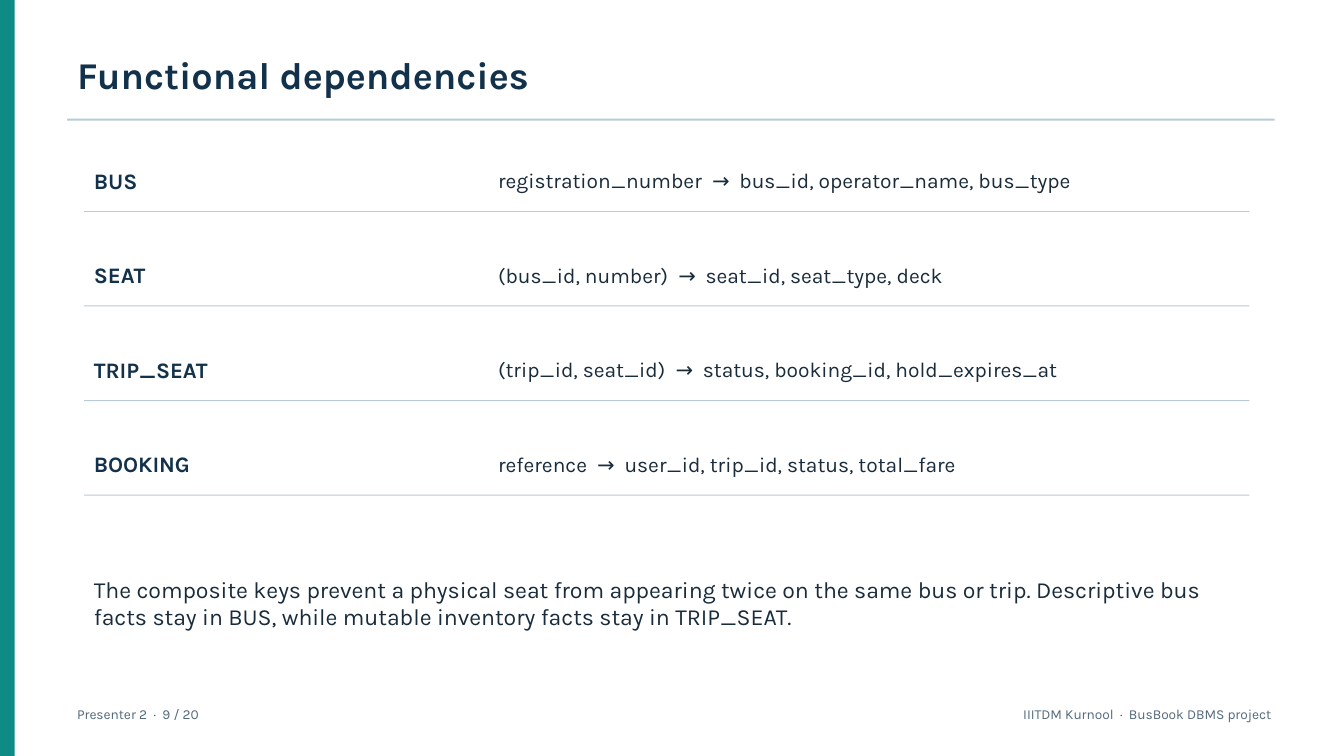
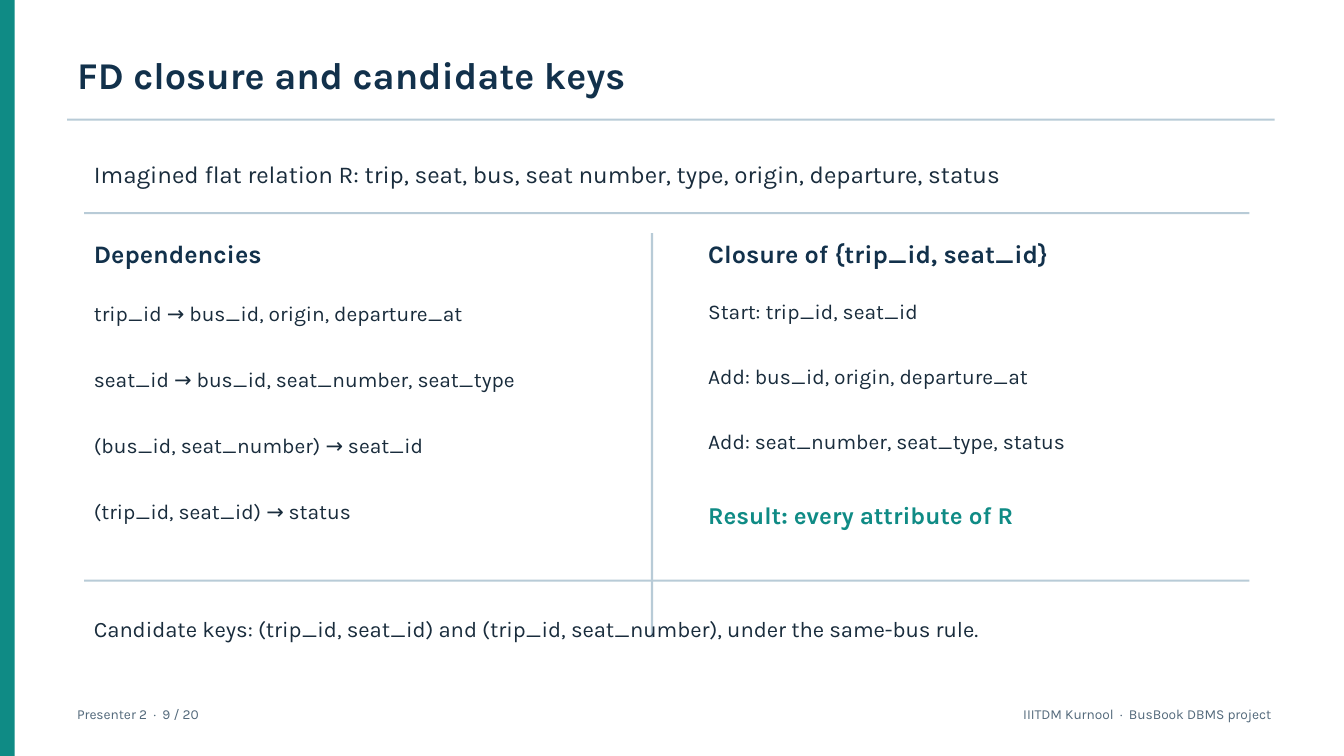
Before and after one commit to karthik-goud227/bus-ticket-booking-system, a slide deck: slide 9 of docs/BusBook_DBMS_Presentation_Updated.pptx. Drawn at 1344x756 pixels with LibreOffice and Linux fonts; fonts in the diff are those of the drawing. Boxes give left, top, right and bottom in pixels: in the first picture for what was removed or moved away, otherwise in the second. Text is boxed around its words. In the diff, an @@ line names an element or a change of style, - is before the commit and + after.

```diff
--- a/docs/BusBook_DBMS_Presentation_Updated.pptx
+++ b/docs/BusBook_DBMS_Presentation_Updated.pptx
@@ text at [77, 62, 625, 99]: text changed @@
-Functional dependencies
+FD closure and candidate keys
@@ text at [94, 166, 1000, 189]: text changed; size 15.8 to 17.2 pt; text colour #12314B to #192C3C; bold off @@
-BUS
+Imagined flat relation R: trip, seat, bus, seat number, type, origin, departure, status
@@ text removed at [498, 173, 1070, 193] @@
-registration_number → bus_id, operator_name, bus_type
@@ rectangle: place and size @@
-rectangle at [84, 400, 1249, 401]
+rectangle at [651, 233, 653, 637]
@@ text at [94, 245, 262, 269]: text changed; size 15.8 to 18 pt @@
-SEAT
+Dependencies
@@ text added at [708, 243, 1048, 269], 18 pt, text #12314B, bold @@
+Closure of {trip_id, seat_id}
@@ rectangle removed at [84, 306, 1249, 307] @@
@@ text at [94, 306, 462, 326]: text changed @@
-(bus_id, number) → seat_id, seat_type, deck
+trip_id → bus_id, origin, departure_at
@@ text added at [708, 304, 918, 324], 15 pt, text #192C3C @@
+Start: trip_id, seat_id
@@ text added at [94, 372, 515, 392], 15 pt, text #192C3C @@
+seat_id → bus_id, seat_number, seat_type
@@ text at [708, 369, 1028, 389]: text changed @@
-reference → user_id, trip_id, status, total_fare
+Add: bus_id, origin, departure_at
@@ text at [94, 438, 423, 455]: text changed; size 15.8 to 15 pt; text colour #12314B to #192C3C; bold off @@
-TRIP_SEAT
+(bus_id, seat_number) → seat_id
@@ text added at [708, 434, 1065, 454], 15 pt, text #192C3C @@
+Add: seat_number, seat_type, status
@@ text removed at [94, 457, 190, 473] @@
-BOOKING
@@ text at [94, 504, 351, 524]: text changed @@
-(trip_id, seat_id) → status, booking_id, hold_expires_at
+(trip_id, seat_id) → status
@@ text added at [708, 507, 1014, 530], 17.2 pt, text #0F8B85, bold @@
+Result: every attribute of R
@@ rectangle: place and size @@
-rectangle at [84, 495, 1249, 496]
+rectangle at [84, 580, 1249, 582]
@@ text removed at [94, 582, 1200, 631] @@
-The composite keys prevent a physical seat from appearing twice on the same bus or trip. Descriptive bus facts stay in BUS, while mutable inventory facts stay in TRIP_SEAT.
@@ text added at [94, 617, 979, 643], 15.8 pt, text #192C3C @@
+Candidate keys: (trip_id, seat_id) and (trip_id, seat_number), under the same-bus rule.
```
Also in this commit, not shown: 1 other slide changed, 2 slides added, 2 slides removed.
